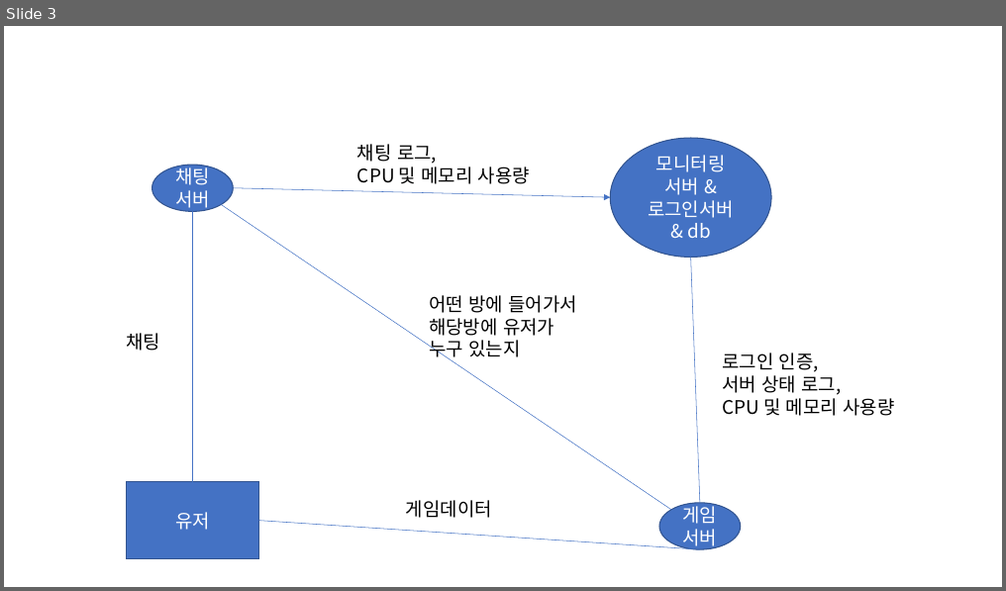
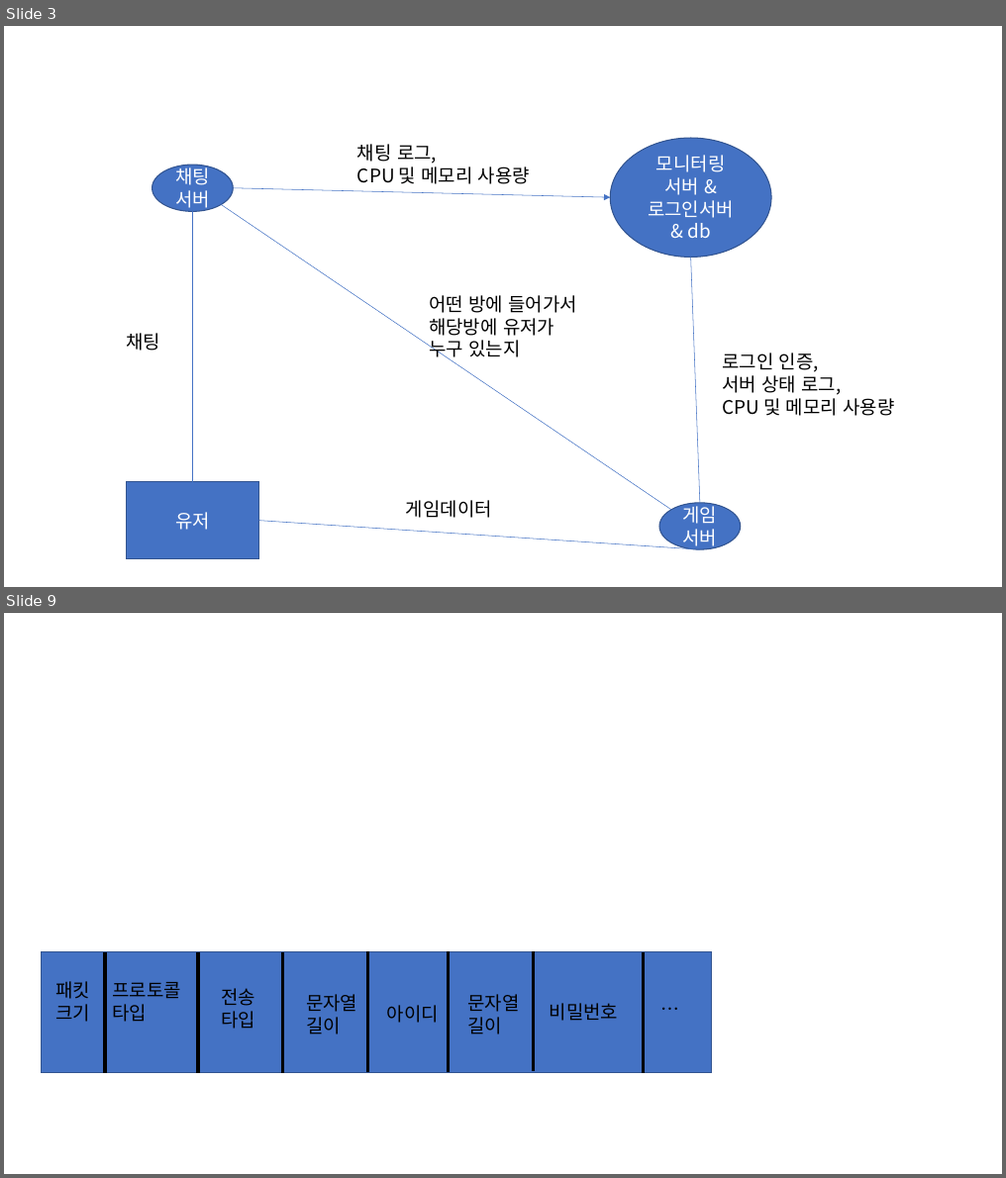
Before and after one commit to iris4865/H.A.S, a slide deck: 분산서버 구조 및 송수신데이터.pptx. Shown one above the other, each under a label of ours: slide 3 before the commit, slides 3 and 9 after it; the slides between them are not shown. The pictures are 1006x591 and 1006x1178 pixels, drawn with LibreOffice and Linux fonts; fonts in the diff are those of the drawing. Boxes give left, top, right and bottom in pixels: in the first picture for what was removed or moved away, otherwise in the second. Text is boxed around its words. In the diff, an @@ line names an element or a change of style, - is before the commit and + after.

Commit message:
프로토콜 종류에 따른 내용과 통신과정 그려봄....

```diff
--- a/분산서버 구조 및 송수신데이터.pptx
+++ b/분산서버 구조 및 송수신데이터.pptx
@@ slide 9 added at box(4, 613, 1002, 1174), background #FFFFFF @@
@@ rectangle added at box(42, 953, 712, 1073), fill #4472C4, outline #325491 1 pt @@
@@ line added from (105, 953) to (105, 1073), #000000 3 pt @@
@@ line added from (198, 953) to (198, 1073), #000000 3 pt @@
@@ line added from (282, 953) to (282, 1073), #000000 3 pt @@
@@ line added from (368, 953) to (368, 1072), #000000 3 pt @@
@@ line added from (448, 953) to (448, 1072), #000000 3 pt @@
@@ line added from (534, 952) to (534, 1072), #000000 3 pt @@
@@ line added from (644, 953) to (644, 1073), #000000 3 pt @@
@@ text added at box(55, 981, 90, 1022), 18 pt, text #000000 @@
+패킷크기
@@ text added at box(112, 982, 181, 1022), 18 pt, text #000000 @@
+프로토콜
+타입
@@ text added at box(221, 988, 255, 1029), 18 pt, text #000000 @@
+전송타입
@@ text added at box(306, 994, 357, 1035), 18 pt, text #000000 @@
+문자열길이
@@ text added at box(467, 994, 519, 1035), 18 pt, text #000000 @@
+문자열길이
@@ text added at box(653, 994, 757, 1024), 18 pt, text #000000 @@
+…
@@ text added at box(387, 1005, 439, 1023), 18 pt, text #000000 @@
+아이디
@@ text added at box(549, 1003, 619, 1021), 18 pt, text #000000 @@
+비밀번호
```
Also in this commit, not shown: 1 slide changed, 7 other slides added.
